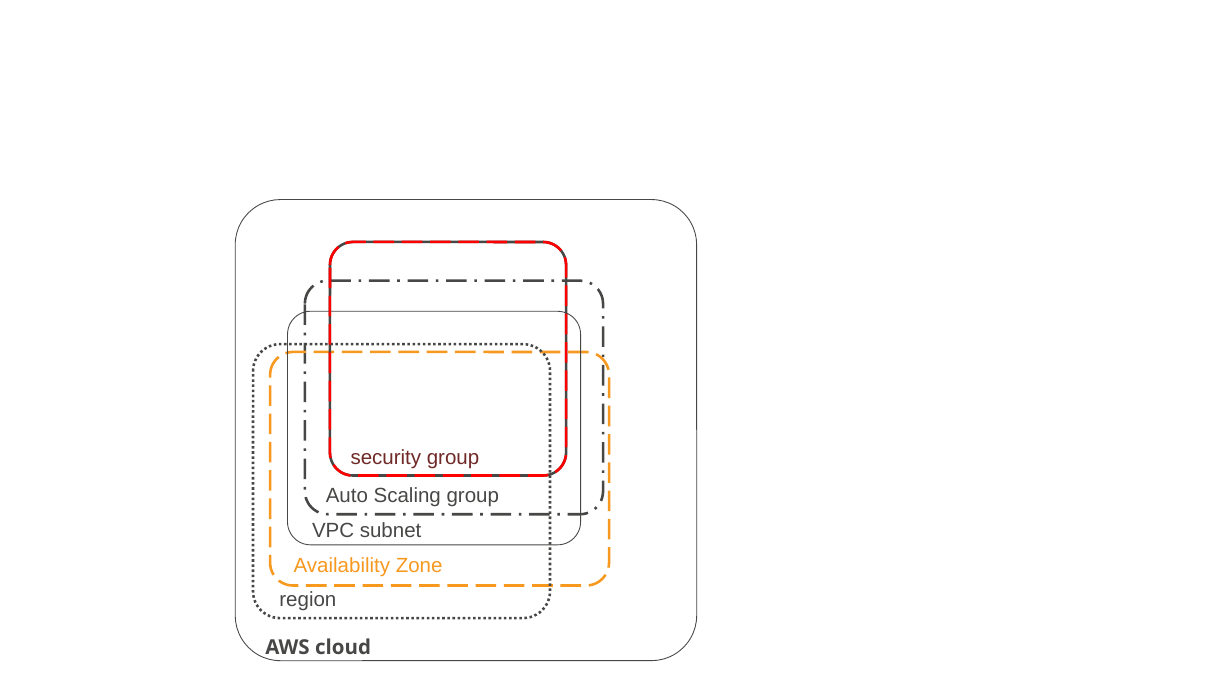
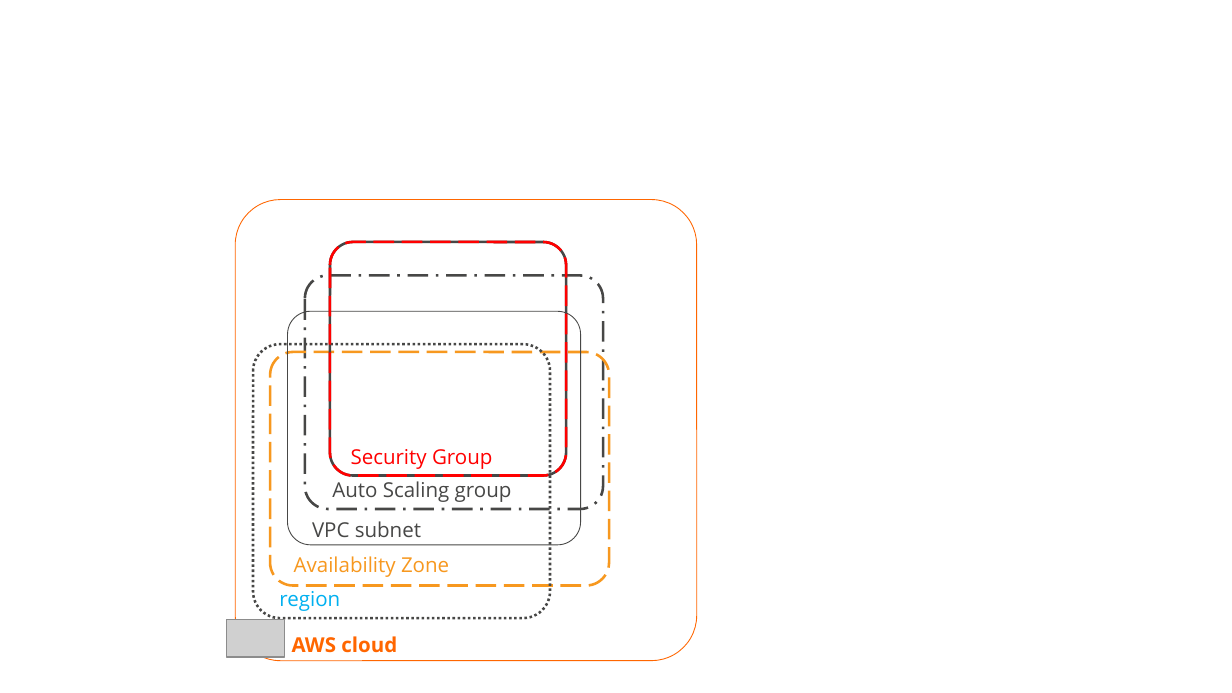
Before and after one commit to rkuma183/wilsonmar.github.io, a slide deck: slide 38 of fig/AWS_Simple_Icons_PPT_v16.2.22.pptx. Drawn at 1232x693 pixels with LibreOffice and Linux fonts; fonts in the diff are those of the drawing; grey boxes stand for pictures; background and template pictures are left out. Boxes give left, top, right and bottom in pixels: in the first picture for what was removed or moved away, otherwise in the second. Text is boxed around its words. In the diff, an @@ line names an element or a change of style, - is before the commit and + after.

```diff
--- a/fig/AWS_Simple_Icons_PPT_v16.2.22.pptx
+++ b/fig/AWS_Simple_Icons_PPT_v16.2.22.pptx
@@ rounded rectangle at (x1=235, y1=200, x2=697, y2=660): outline #474746 0.5 pt to #FF6600 0.5 pt @@
@@ rounded rectangle moved from (x1=304, y1=281, x2=602, y2=515) to (x1=304, y1=276, x2=602, y2=510) @@
@@ text at (x1=351, y1=449, x2=492, y2=469): text changed; font Arial to Open Sans; text colour #6F2927 to #FF0000 @@
-security group
+Security Group
@@ font Arial to Open Sans in 3 elements at (x1=294, y1=556, x2=449, y2=577), (x1=312, y1=521, x2=421, y2=537), (x1=332, y1=481, x2=512, y2=502) @@
@@ text "region" at (x1=279, y1=591, x2=340, y2=611): font Arial to Open Sans, text colour #474746 to #00B0F0 @@
@@ picture added at (x1=227, y1=620, x2=285, y2=658) @@
@@ text "AWS cloud" moved from (x1=265, y1=638, x2=371, y2=660) to (x1=292, y1=636, x2=397, y2=653) @@
@@ text "AWS cloud" at (x1=292, y1=636, x2=397, y2=653): text colour #474746 to #FF6600 @@
```
Also in this commit, not shown: 4 other files.
